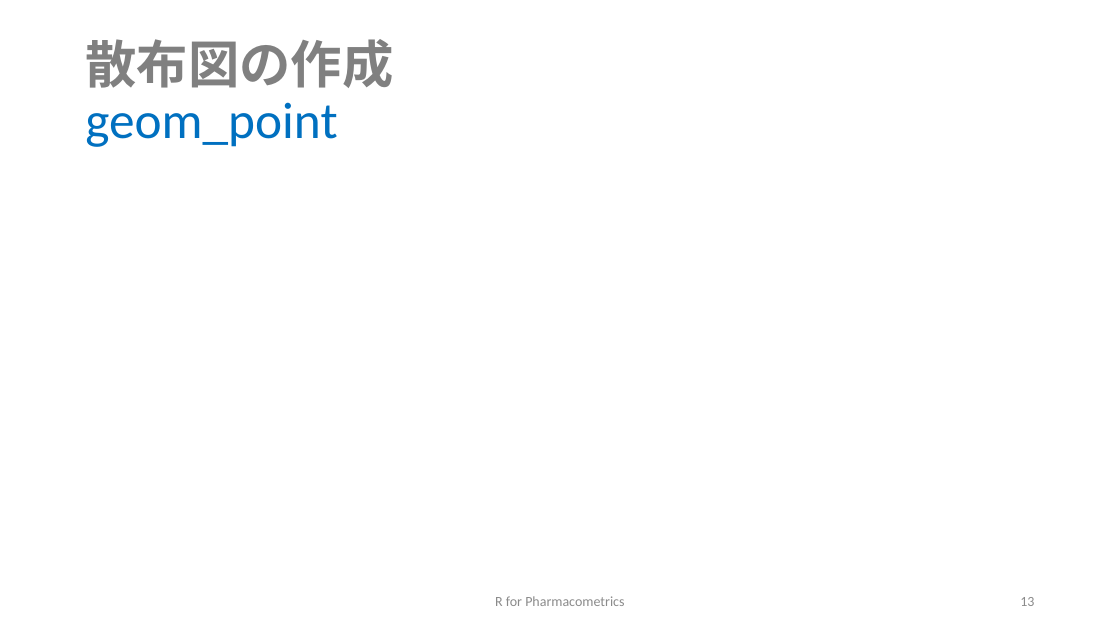
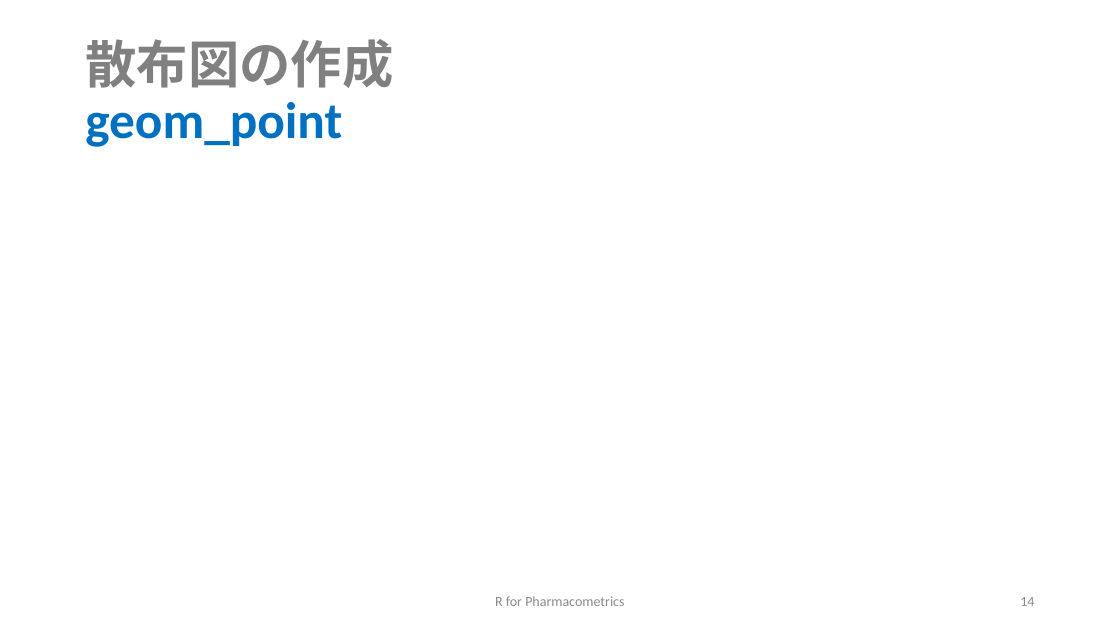
Before and after one commit to MasatoFukae/R-for-PMx, a slide deck: slide 14 of sample/1_data_handling.pptx (slide 13 before the commit). Drawn at 1120x630 pixels with LibreOffice and Linux fonts; fonts in the diff are those of the drawing. Boxes give left, top, right and bottom in pixels: in the first picture for what was removed or moved away, otherwise in the second. Text is boxed around its words. In the diff, an @@ line names an element or a change of style, - is before the commit and + after.

```diff
--- a/sample/1_data_handling.pptx
+++ b/sample/1_data_handling.pptx
@@ title "散布図の作成 geom_point" at (x1=85, y1=39, x2=393, y2=147): bold on in "geom_point" @@
@@ page number at (x1=1020, y1=597, x2=1034, y2=606): text changed @@
-13
+14
```
Also in this commit, not shown: 13 other slides changed, 1 slide added, 7 other files.
